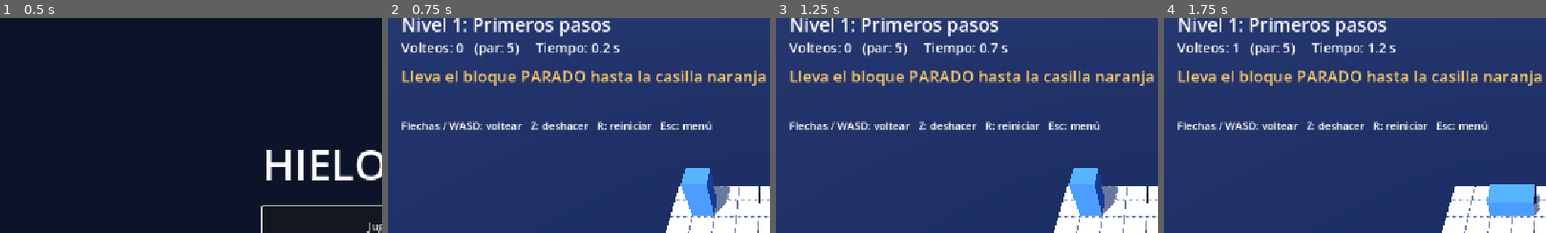
Above: before the commit, frames 1-4 (left to right).
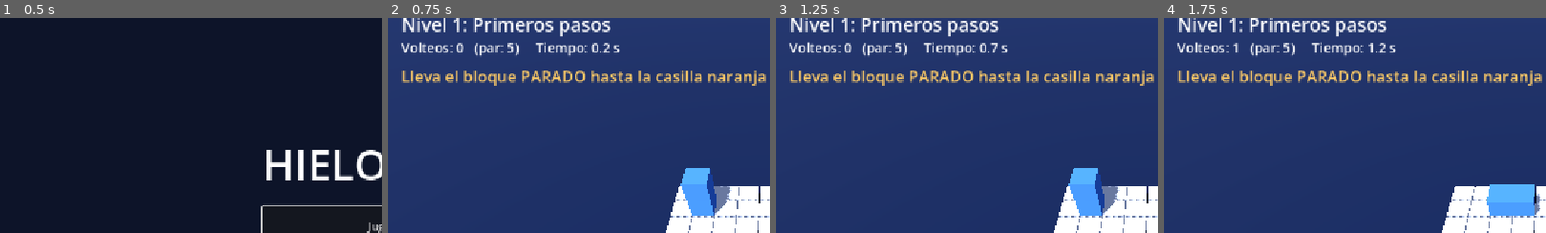
Above: after the commit, the same moments.

Repository: iandifilippo/hielo-fino
Game: Godot game, scene res://escenas/menu.tscn
Two runs of this game, one before a commit and one after it. Both use one fixed random seed, a clock stepped at 60 frames per second and the inputs below.
Inputs:
- Up to frame 1 (0.5 s): no input
- Up to frame 2 (0.75 s): click "Jugar" at 0.5 s
- Up to frame 3 (1.25 s): no input
- Up to frame 4 (1.75 s): tap Enter at 1.25 s; hold Right from 1.28 s (still down); tap Z at 1.35 s; tap Space at 1.52 s
The pictures show only the part of the screen within x 0-50%, y 4-54%; the shares and areas given below are measured in that part.

Frame 1 is identical in both runs. In frame 2, 1.7% of the frame differs, in the area x 3-85%, y 48-52%; in frame 3, 1.7%; in frame 4, 1.7%.

Commit message:
La escena del juego tiene sus nodos: luz, agua, cámara y textos

Diff:
--- a/escenas/juego.tscn
+++ b/escenas/juego.tscn
@@ -1,6 +1,61 @@
 [gd_scene format=3 uid="uid://b6qd421pfwe81"]
 
 [ext_resource type="Script" uid="uid://cmkxjaj6o1ujq" path="res://scripts/juego.gd" id="1_dayui"]
+[ext_resource type="PackedScene" uid="uid://bunomow7ir633" path="res://escenas/bloque.tscn" id="2_v0a8y"]
 
-[node name="Juego" type="Node3D" unique_id=2101957270]
+[sub_resource type="Environment" id="Entorno"]
+background_mode = 1
+background_color = Color(0.05, 0.08, 0.16, 1)
+ambient_light_source = 2
+ambient_light_color = Color(0.55, 0.62, 0.8, 1)
+ambient_light_energy = 0.6
+
+[sub_resource type="StandardMaterial3D" id="Mat_agua"]
+albedo_color = Color(0.04, 0.12, 0.25, 1)
+
+[sub_resource type="PlaneMesh" id="Plano_agua"]
+material = SubResource("Mat_agua")
+size = Vector2(80, 80)
+
+[node name="Juego" type="Node3D"]
 script = ExtResource("1_dayui")
+
+[node name="WorldEnvironment" type="WorldEnvironment" parent="."]
+environment = SubResource("Entorno")
+
+[node name="Luz" type="DirectionalLight3D" parent="."]
+transform = Transform3D(0.8660254, 0.40957603, -0.28678823, 0, 0.57357645, 0.81915206, 0.5, -0.7094065, 0.49673176, 0, 0, 0)
+shadow_enabled = true
+
+[node name="Agua" type="MeshInstance3D" parent="."]
+transform = Transform3D(1, 0, 0, 0, 1, 0, 0, 0, 1, 0, -0.8, 0)
+mesh = SubResource("Plano_agua")
+
+[node name="Camara" type="Camera3D" parent="."]
+
+[node name="Tablero" type="Node3D" parent="."]
+
+[node name="Bloque" parent="." instance=ExtResource("2_v0a8y")]
+
+[node name="HUD" type="CanvasLayer" parent="."]
+
+[node name="Titulo" type="Label" parent="HUD"]
+offset_left = 20.0
+offset_top = 15.0
+theme_override_font_sizes/font_size = 28
+
+[node name="Info" type="Label" parent="HUD"]
+offset_left = 20.0
+offset_top = 55.0
+theme_override_font_sizes/font_size = 20
+
+[node name="Mensaje" type="Label" parent="HUD"]
+offset_left = 20.0
+offset_top = 95.0
+theme_override_colors/font_color = Color(1, 0.8, 0.4, 1)
+theme_override_font_sizes/font_size = 24
+
+[node name="Ayuda" type="Label" parent="HUD"]
+offset_left = 20.0
+offset_top = 135.0
+theme_override_font_sizes/font_size = 22
--- a/scripts/juego.gd
+++ b/scripts/juego.gd
@@ -1,13 +1,19 @@
 extends Node3D
 
-# Arma el nivel, lee las teclas y aplica las reglas de Hielo Fino.
+# Lee las teclas y aplica las reglas de Hielo Fino.
+# Lo que se ve (luz, agua, cámara, bloque y textos) está en la escena juego.tscn.
+
+@onready var tablero: Node3D = $Tablero
+@onready var bloque: Bloque = $Bloque
+@onready var camara: Camera3D = $Camara
+@onready var lbl_titulo: Label = $HUD/Titulo
+@onready var lbl_info: Label = $HUD/Info
+@onready var lbl_mensaje: Label = $HUD/Mensaje
+@onready var lbl_ayuda: Label = $HUD/Ayuda
 
 var datos: Dictionary
 var casillas := {}            # Vector2i -> Casilla
 var meta := Vector2i.ZERO
-var bloque: Bloque
-var tablero: Node3D
-var camara: Camera3D
 
 var historial := []           # cómo estaba todo antes de cada volteo (para Z)
 var volteos := 0
@@ -15,70 +21,8 @@
 var estado := "jugando"       # "jugando", "caido" o "gano"
 var quieto := 0.0             # segundos sin tocar nada (para la ayuda del tutorial)
 
-var lbl_titulo: Label
-var lbl_info: Label
-var lbl_mensaje: Label
-var lbl_ayuda: Label
-
 func _ready() -> void:
-	_crear_mundo()
-	_crear_hud()
 	cargar_nivel(Niveles.actual)
-
-# ---------- armar la escena ----------
-
-func _crear_mundo() -> void:
-	var entorno := WorldEnvironment.new()
-	var env := Environment.new()
-	env.background_mode = Environment.BG_COLOR
-	env.background_color = Color(0.05, 0.08, 0.16)
-	env.ambient_light_source = Environment.AMBIENT_SOURCE_COLOR
-	env.ambient_light_color = Color(0.55, 0.62, 0.8)
-	env.ambient_light_energy = 0.6
-	entorno.environment = env
-	add_child(entorno)
-
-	var luz := DirectionalLight3D.new()
-	luz.rotation_degrees = Vector3(-55, -30, 0)
-	luz.shadow_enabled = true
-	add_child(luz)
-
-	var agua := MeshInstance3D.new()
-	var plano := PlaneMesh.new()
-	plano.size = Vector2(80, 80)
-	agua.mesh = plano
-	var mat := StandardMaterial3D.new()
-	mat.albedo_color = Color(0.04, 0.12, 0.25)
-	agua.material_override = mat
-	agua.position = Vector3(0, -0.8, 0)
-	add_child(agua)
-
-	camara = Camera3D.new()
-	add_child(camara)
-
-	tablero = Node3D.new()
-	add_child(tablero)
-
-	bloque = preload("res://escenas/bloque.tscn").instantiate() as Bloque
-	add_child(bloque)
-
-func _crear_hud() -> void:
-	var capa := CanvasLayer.new()
-	add_child(capa)
-	lbl_titulo = _label(capa, Vector2(20, 15), 28)
-	lbl_info = _label(capa, Vector2(20, 55), 20)
-	lbl_mensaje = _label(capa, Vector2(20, 95), 24)
-	lbl_mensaje.add_theme_color_override("font_color", Color(1, 0.8, 0.4))
-	lbl_ayuda = _label(capa, Vector2(20, 135), 22)
-	var teclas := _label(capa, Vector2(20, 175), 16)
-	teclas.text = "Flechas / WASD: voltear   Z: deshacer   R: reiniciar   Esc: menú"
-
-func _label(padre: Node, pos: Vector2, tam: int) -> Label:
-	var l := Label.new()
-	l.position = pos
-	l.add_theme_font_size_override("font_size", tam)
-	padre.add_child(l)
-	return l
 
 # ---------- cargar un nivel ----------
 
